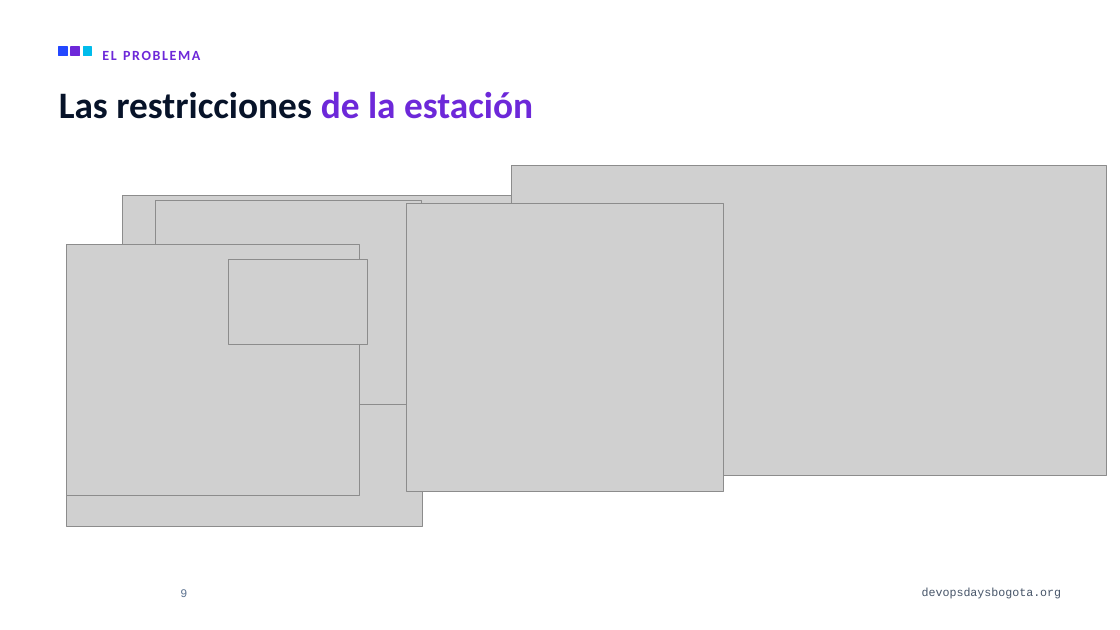
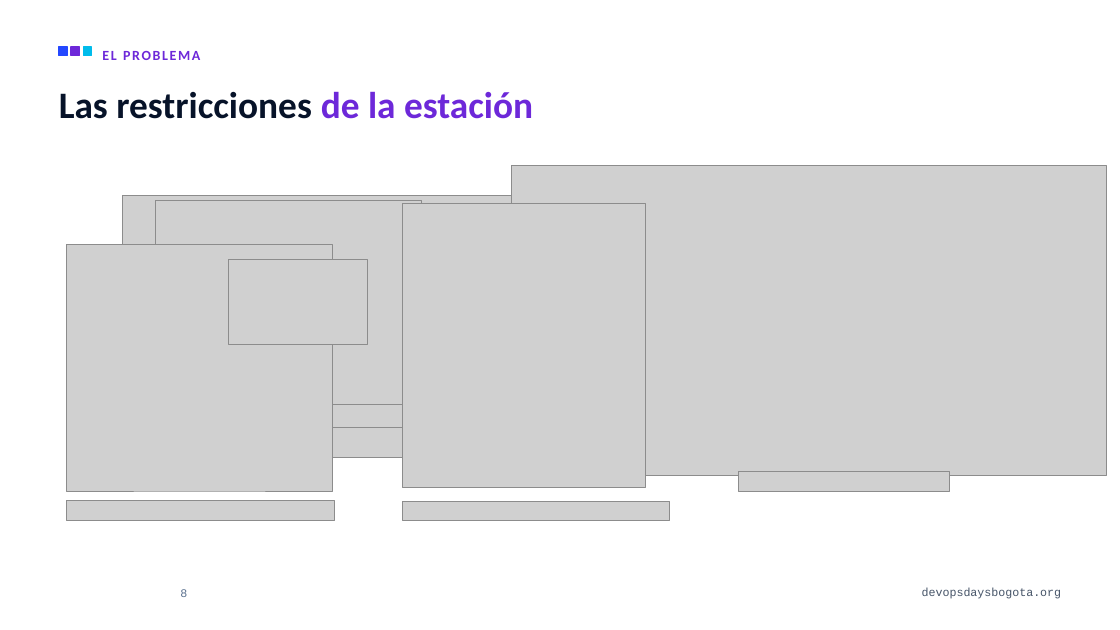
Before and after one commit to alejandro945/mlops-a-ciegas, a slide deck: slide 8 of talk/MLOps-a-ciegas-DevOpsDays-Bogota-2026.pptx (slide 9 before the commit). Drawn at 1120x630 pixels with LibreOffice and Linux fonts; fonts in the diff are those of the drawing; grey boxes stand for pictures; background and template pictures are left out. Boxes give left, top, right and bottom in pixels: in the first picture for what was removed or moved away, otherwise in the second. Text is boxed around its words. In the diff, an @@ line names an element or a change of style, - is before the commit and + after.

```diff
--- a/talk/MLOps-a-ciegas-DevOpsDays-Bogota-2026.pptx
+++ b/talk/MLOps-a-ciegas-DevOpsDays-Bogota-2026.pptx
@@ picture: place and size @@
-picture at box(406, 203, 723, 492)
+picture at box(402, 203, 645, 487)
@@ picture: place and size @@
-picture at box(66, 245, 359, 496)
+picture at box(66, 245, 333, 492)
@@ picture: place and size @@
-picture at box(66, 256, 422, 526)
+picture at box(129, 256, 422, 427)
@@ picture added at box(739, 472, 950, 492) @@
@@ picture added at box(66, 501, 334, 521) @@
@@ picture added at box(402, 502, 670, 521) @@
```
Also in this commit, not shown: 8 other slides changed, 2 slides added, 3 slides removed, 15 other files.
